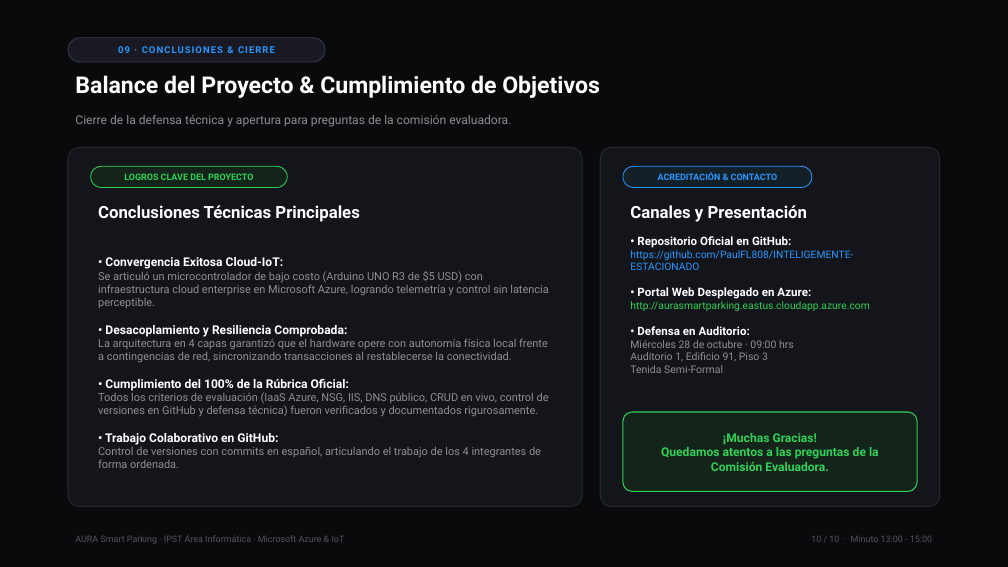
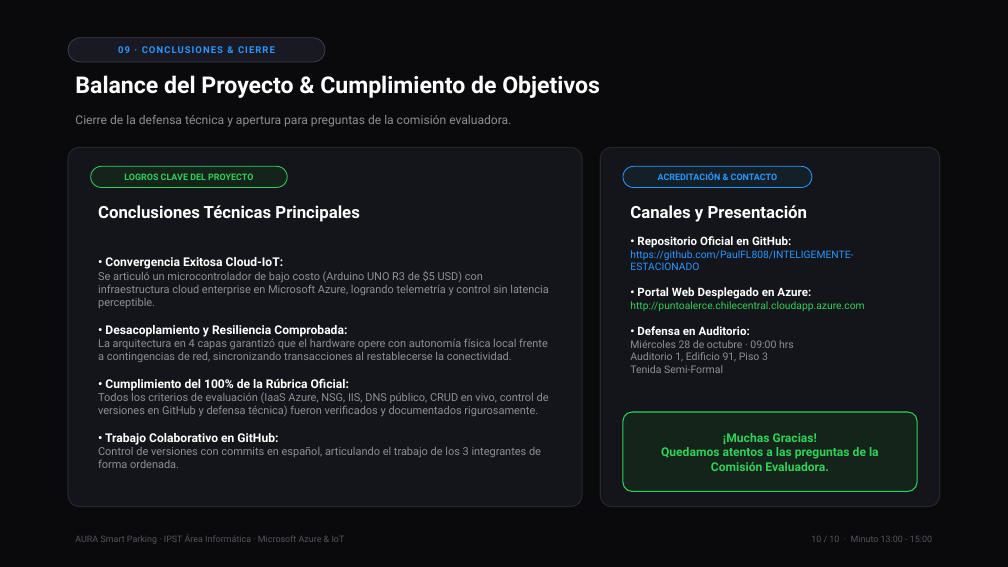
Before and after one commit to PaulFL808/INTELIGEMENTE-ESTACIONADO, a slide deck: slide 10 of Presentacion_AURA_SmartParking_Azure.pptx. Drawn at 1008x567 pixels with LibreOffice and Linux fonts; fonts in the diff are those of the drawing. Boxes give left, top, right and bottom in pixels: in the first picture for what was removed or moved away, otherwise in the second. Text is boxed around its words. In the diff, an @@ line names an element or a change of style, - is before the commit and + after.

Commit message:
docs: actualizar documentacion tecnica, diapositivas y roles de equipo para Fabian Mora, Agustin Cañas y Paul Ferrada

```diff
--- a/Presentacion_AURA_SmartParking_Azure.pptx
+++ b/Presentacion_AURA_SmartParking_Azure.pptx
@@ text at bbox=[630, 236, 864, 373]: text changed @@
-• Repositorio Oficial en GitHub:
-https://github.com/PaulFL808/INTELIGEMENTE-ESTACIONADO
-• Portal Web Desplegado en Azure:
-http://aurasmartparking.eastus.cloudapp.azure.com
-• Defensa en Auditorio:
-Miércoles 28 de octubre · 09:00 hrs
-Auditorio 1, Edificio 91, Piso 3
-Tenida Semi-Formal
+• Repositorio Oficial en GitHub:
+https://github.com/PaulFL808/INTELIGEMENTE-ESTACIONADO
+• Portal Web Desplegado en Azure:
+http://puntoalerce.chilecentral.cloudapp.azure.com
+• Defensa en Auditorio:
+Miércoles 28 de octubre · 09:00 hrs
+Auditorio 1, Edificio 91, Piso 3
+Tenida Semi-Formal
@@ text at bbox=[98, 257, 549, 468]: text changed @@
-• Convergencia Exitosa Cloud-IoT:
-Se articuló un microcontrolador de bajo costo (Arduino UNO R3 de $5 USD) con infraestructura cloud enterprise en Microsoft Azure, logrando telemetría y control sin latencia perceptible.
-• Desacoplamiento y Resiliencia Comprobada:
-La arquitectura en 4 capas garantizó que el hardware opere con autonomía física local frente a contingencias de red, sincronizando transacciones al restablecerse la conectividad.
-• Cumplimiento del 100% de la Rúbrica Oficial:
-Todos los criterios de evaluación (IaaS Azure, NSG, IIS, DNS público, CRUD en vivo, control de versiones en GitHub y defensa técnica) fueron verificados y documentados rigurosamente.
-• Trabajo Colaborativo en GitHub:
-Control de versiones con commits en español, articulando el trabajo de los 4 integrantes de forma ordenada.
+• Convergencia Exitosa Cloud-IoT:
+Se articuló un microcontrolador de bajo costo (Arduino UNO R3 de $5 USD) con infraestructura cloud enterprise en Microsoft Azure, logrando telemetría y control sin latencia perceptible.
+• Desacoplamiento y Resiliencia Comprobada:
+La arquitectura en 4 capas garantizó que el hardware opere con autonomía física local frente a contingencias de red, sincronizando transacciones al restablecerse la conectividad.
+• Cumplimiento del 100% de la Rúbrica Oficial:
+Todos los criterios de evaluación (IaaS Azure, NSG, IIS, DNS público, CRUD en vivo, control de versiones en GitHub y defensa técnica) fueron verificados y documentados rigurosamente.
+• Trabajo Colaborativo en GitHub:
+Control de versiones con commits en español, articulando el trabajo de los 3 integrantes de forma ordenada.
```
Also in this commit, not shown: 3 other slides changed, 3 other files.
